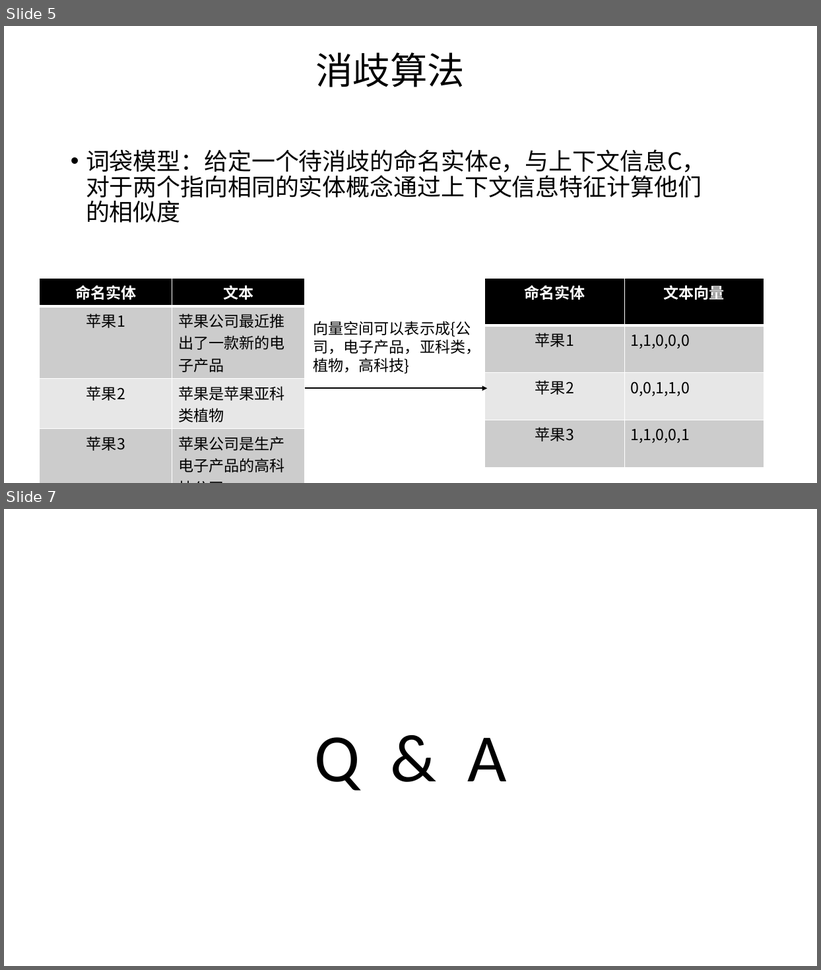
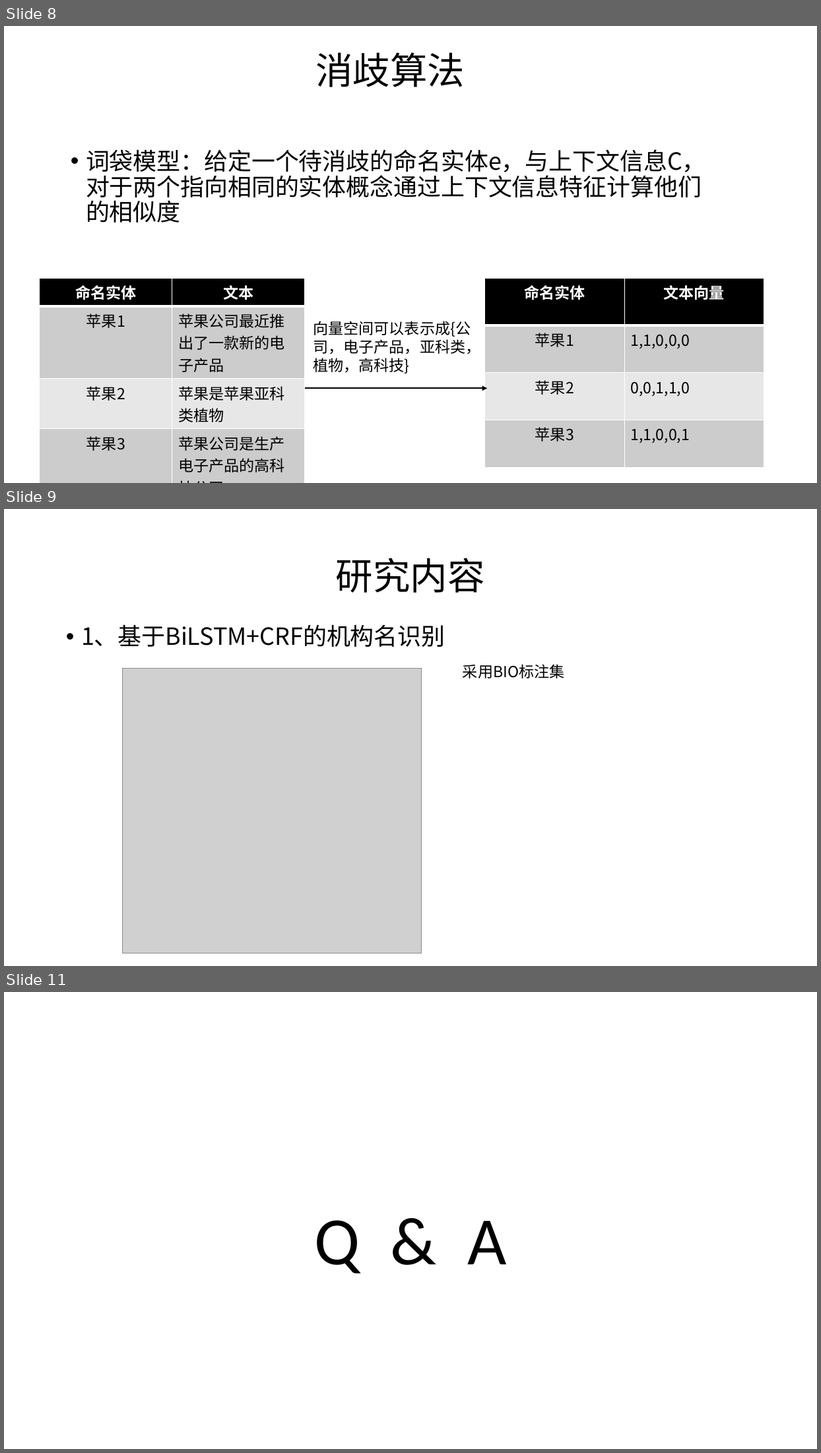
Before and after one commit to SupNewBeen/untitled, a slide deck: 基于语义的模糊同名判定方法.pptx. Shown one above the other, each under a label of ours: slides 5 and 7 before the commit, slides 8, 9 and 11 after it; the slides between them are not shown. The pictures are 821x970 and 821x1453 pixels, drawn with LibreOffice and Linux fonts; fonts in the diff are those of the drawing; grey boxes stand for pictures. Boxes give left, top, right and bottom in pixels: in the first picture for what was removed or moved away, otherwise in the second. Text is boxed around its words. In the diff, an @@ line names an element or a change of style, - is before the commit and + after.

```diff
--- a/基于语义的模糊同名判定方法.pptx
+++ b/基于语义的模糊同名判定方法.pptx
@@ slide 9 added at box(4, 509, 817, 966), background #FFFFFF @@
@@ title added at box(336, 558, 485, 593), 44 pt, text #000000 @@
+研究内容
@@ text added at box(81, 625, 446, 647), 28 pt, text #000000 @@
+• 1、基于BiLSTM+CRF的机构名识别
@@ text added at box(463, 664, 565, 679), 18 pt, text #000000 @@
+采用BIO标注集
@@ picture added at box(122, 668, 422, 954) @@
@@ what was slide 5 is now slide 8 @@
@@ what was slide 7 is now slide 11 @@
```
Also in this commit, not shown: 1 slide changed, 5 other slides added, 2 slides removed.
